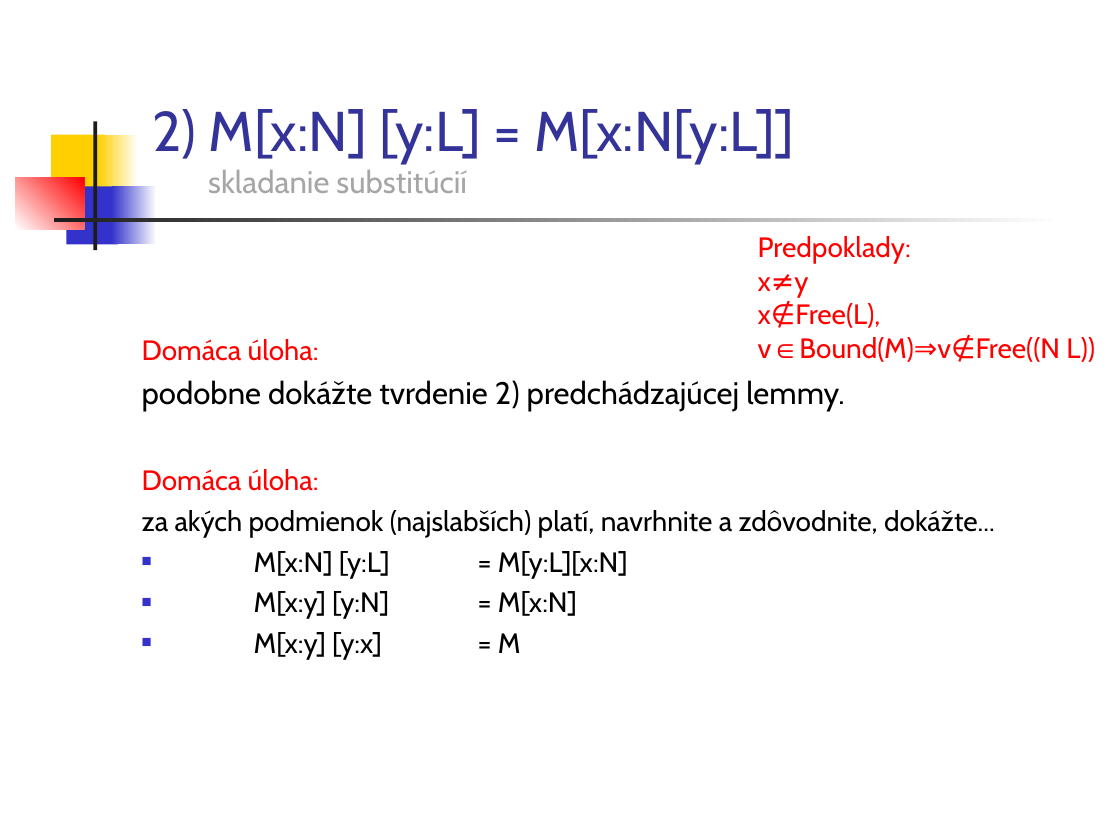
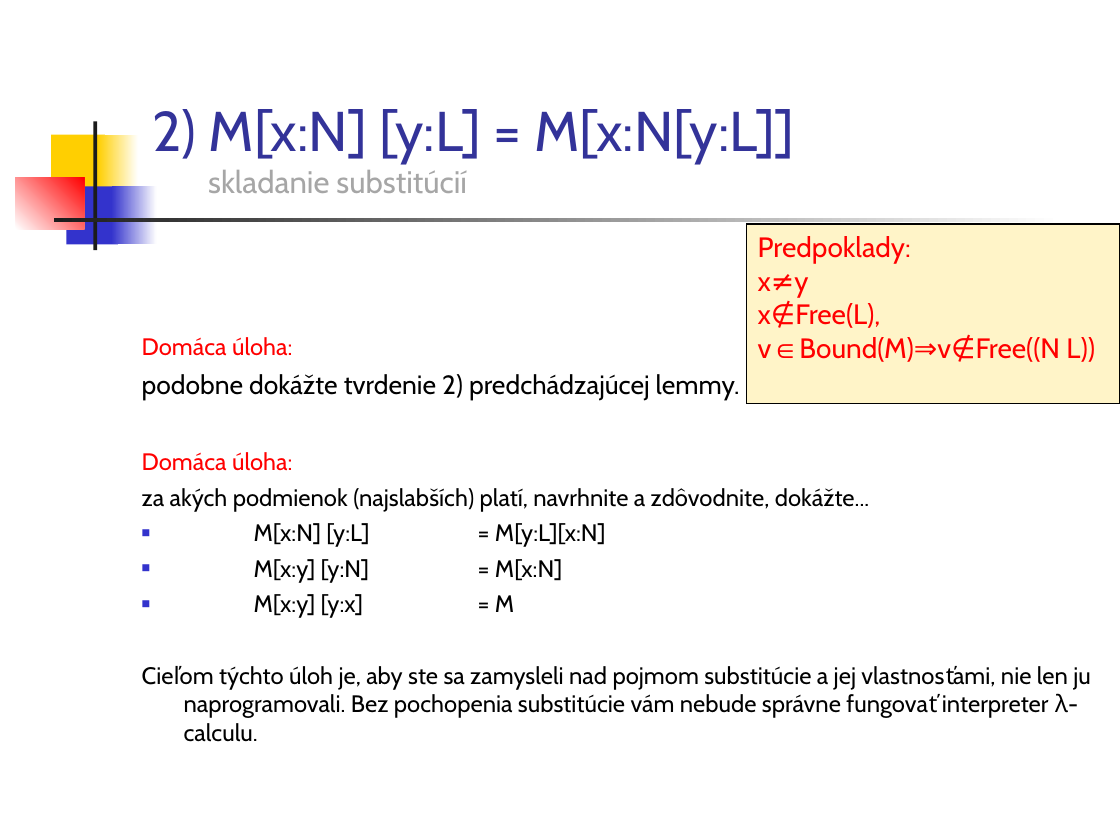
Before and after one commit to Funkcionalne/Prednasky, a slide deck: slide 21 of 05/05_fpro.ppt. Drawn at 1120x840 pixels with LibreOffice and Linux fonts; fonts in the diff are those of the drawing. Boxes give left, top, right and bottom in pixels: in the first picture for what was removed or moved away, otherwise in the second. Text is boxed around its words. In the diff, an @@ line names an element or a change of style, - is before the commit and + after.

```diff
--- a/05/05_fpro.ppt
+++ b/05/05_fpro.ppt
@@ rectangle "Predpoklady:": place and size @@
-rectangle "Predpoklady:" at bbox=[758, 236, 1095, 362]
+rectangle "Predpoklady:" at bbox=[747, 224, 1120, 403]
@@ rectangle "Predpoklady:" at bbox=[747, 224, 1120, 403]: fill none to #FFF4C8; outline none to #000000 0.74 pt @@
@@ text at bbox=[142, 337, 869, 618]: size 18 to 15.3 pt in "Domáca úloha:", "Domáca úloha:", "za akých podmienok (najslabších) platí, navrhnite a ...", "M[x:N] [y:L] = M[y:L][x:N]" and 2 more places; size 20 to 17 pt in "podobne dokážte tvrdenie 2) predchádzajúcej lemmy." @@
@@ text at bbox=[184, 666, 1091, 742]: paragraph added @@
+Cieľom týchto úloh je, aby ste sa zamysleli nad pojmom substitúcie a jej vlastnosťami, nie len ju naprogramovali. Bez pochopenia substitúcie vám nebude správne fungovať interpreter λ-calculu.
```
Also in this commit, not shown: 13 other slides changed, 1 other file.
